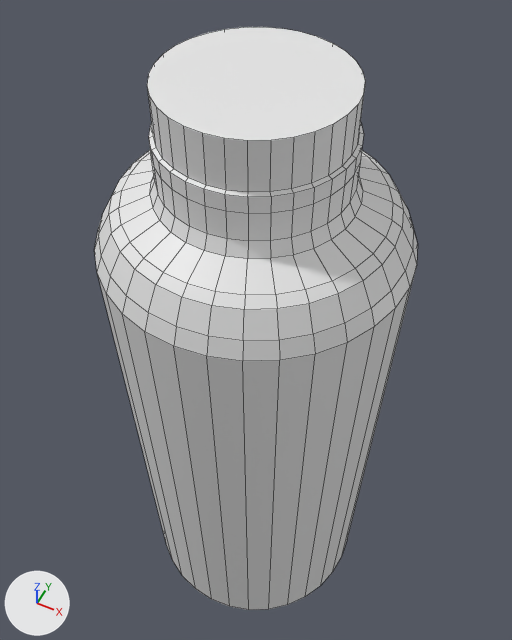
The Blender file hydroFlas.blend as it was, and as the next commit left it.
One viewpoint serves both versions: a 50 mm camera at (0.072, -0.145, 0.231) aimed at (-0.006, 0.012, 0.035). Arrows for +X, +Y and +Z are at lower left; the lights stay in place. Mesh edges are drawn as thin lines.

Script lines for the objects in view, before the commit:
```python
me_cylinder_004 = bpy.data.meshes.new('Cylinder.004')
me_cylinder_004.from_pydata(...)  # 352 vertices, 322 faces; spans x -0.048..0.048, y -0.048..0.048, z -0.095..0.14
ob_cylinder = bpy.data.objects.new('Cylinder', me_cylinder_004)
ob_cylinder.location = (0.0, 0.0, 0.0)
```
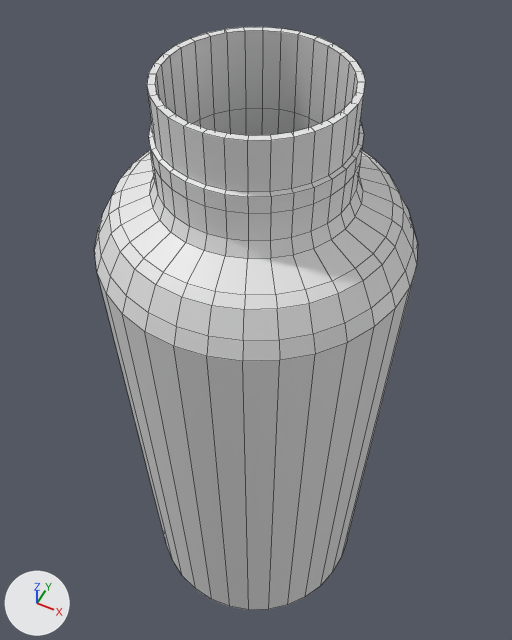
What changed in the scene script:
```text
Change me_cylinder_004:
    used by ob_cylinder; location = (0.0, 0.0, 0.0)
    remove me_cylinder_004.from_pydata(...)  # 352 vertices, 322 faces; spans x -0.048..0.048, y -0.048..0.048, z -0.095..0.14
    add me_cylinder_004.from_pydata(...)  # 512 vertices, 482 faces; spans x -0.048..0.048, y -0.048..0.048, z -0.095..0.14
    me_cylinder_004 part 1
    1 face is deleted
    120 vertices are added at x -0.046..0.046, y -0.046..0.046, z -0.093..0.14
    10 new vertices lie (0.0, 0.0, -0.023) away from vertices in x -0.01..0.025, y -0.01..0.025, z 0.14
    10 new vertices lie (0.0, 0.0, -0.011) away from vertices in x -0.01..0.025, y -0.01..0.025, z 0.117
    10 new vertices lie (0.0, 0.0, -0.023) away from vertices in x -0.025..0.01, y -0.025..0.01, z 0.14
    10 new vertices lie (0.0, 0.0, -0.011) away from vertices in x -0.025..0.01, y -0.025..0.01, z 0.117
    161 new faces join them
```

Boxes [x1, y1, x2, y2] around the edits, measured in the pictures (512 x 640 px):
part 1 of me_cylinder_004, built on: [147, 27, 365, 141] in both
